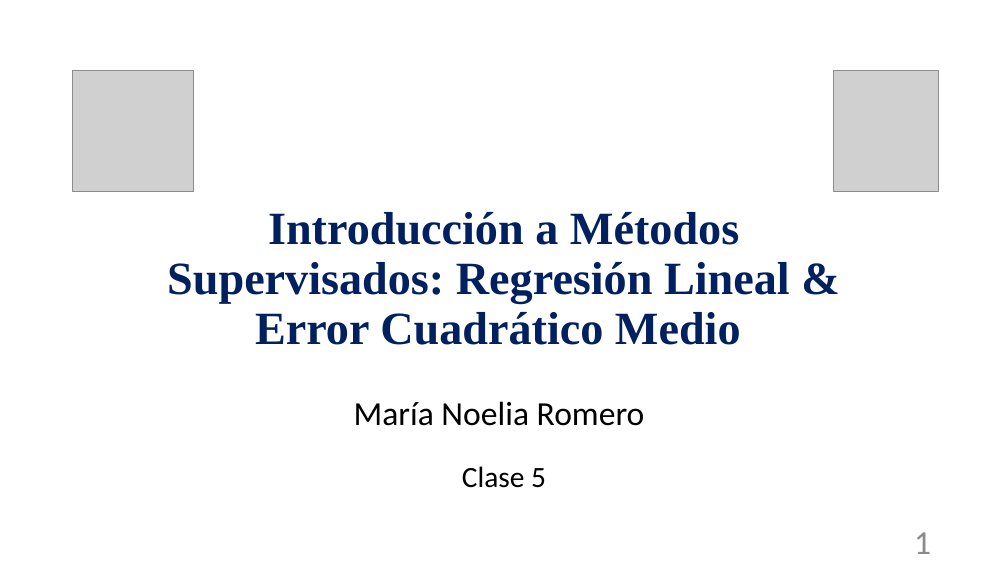
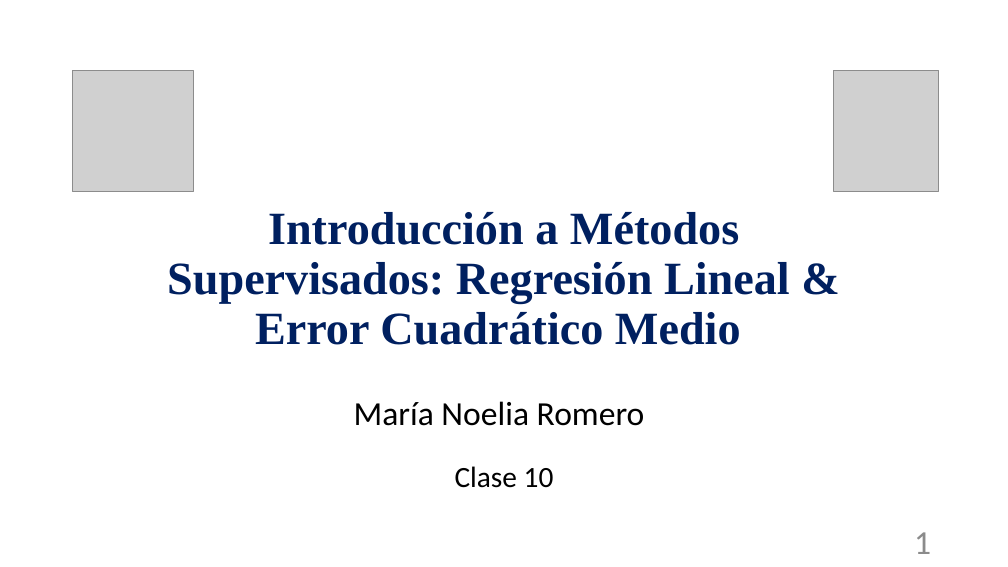
Before and after one commit to mnromero/BigData_2025_UBA, a slide deck: slide 1 of Clase 10_Regresion/C10_Metodos Supervisados I_Regresion lineal.pptx. Drawn at 1008x567 pixels with LibreOffice and Linux fonts; fonts in the diff are those of the drawing; grey boxes stand for pictures. Boxes give left, top, right and bottom in pixels: in the first picture for what was removed or moved away, otherwise in the second. Text is boxed around its words. In the diff, an @@ line names an element or a change of style, - is before the commit and + after.

Commit message:
Regresión - Material actualizado

```diff
--- a/Clase 10_Regresion/C10_Metodos Supervisados I_Regresion lineal.pptx
+++ b/Clase 10_Regresion/C10_Metodos Supervisados I_Regresion lineal.pptx
@@ subtitle at [455,466,554,488]: text changed @@
-Clase 5
+Clase 10
```
Also in this commit, not shown: 2 other slides changed, 2 slides added, 1 other file.
